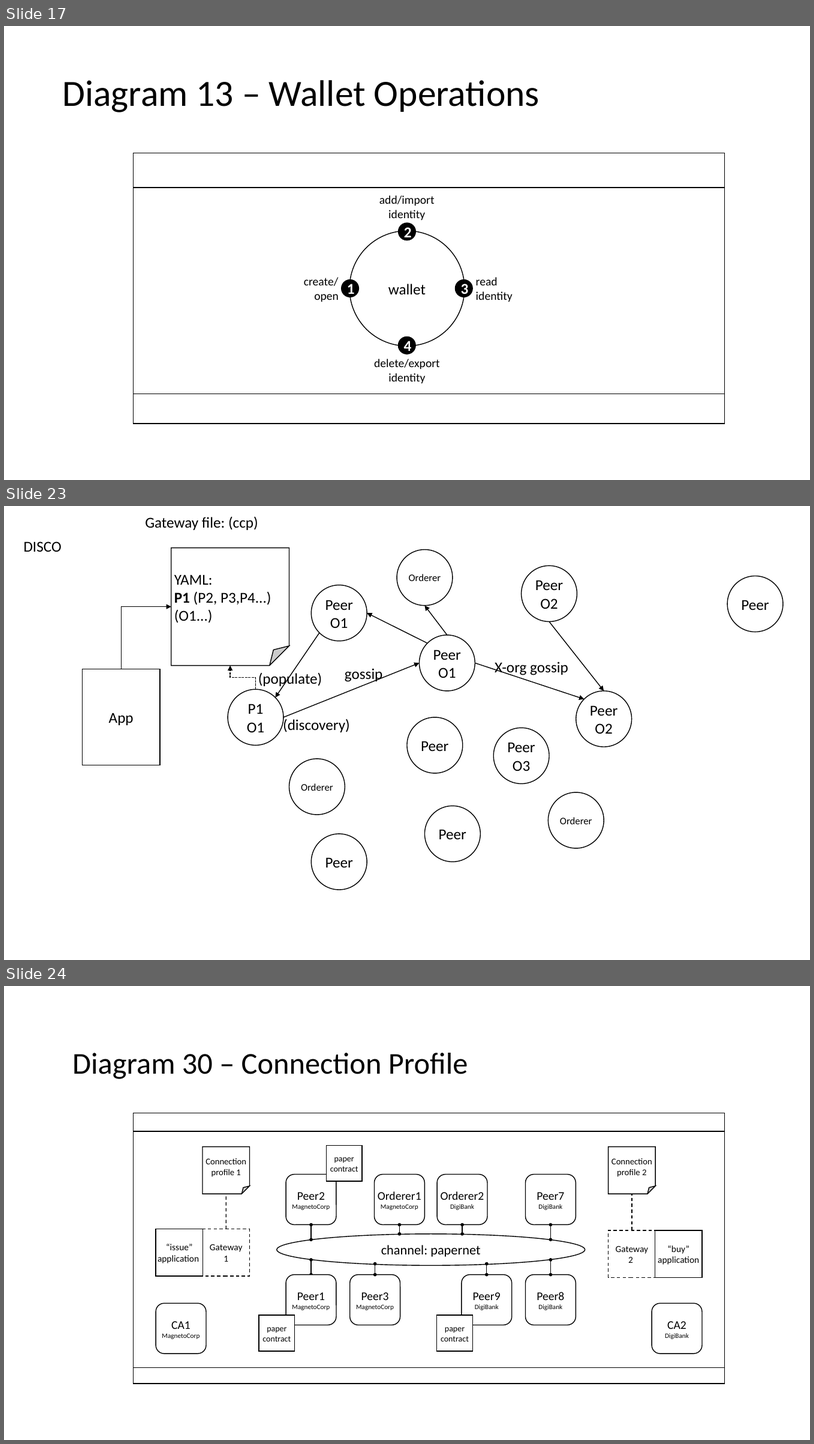
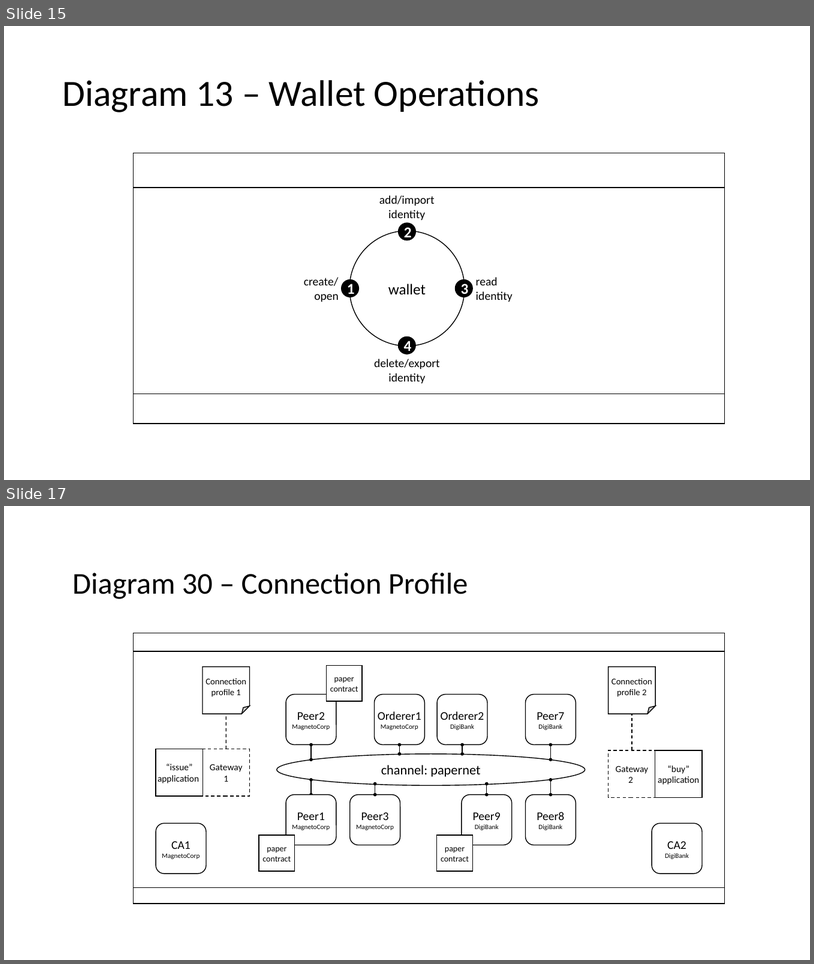
Before and after one commit to hyperledger/fabric, a slide deck: docs/source/developapps/diagrams.pptx. Shown one above the other, each under a label of ours: slides 17, 23 and 24 before the commit, slides 15 and 17 after it; the slides between them are not shown. The pictures are 814x1444 and 814x964 pixels, drawn with LibreOffice and Linux fonts; fonts in the diff are those of the drawing. Boxes give left, top, right and bottom in pixels: in the first picture for what was removed or moved away, otherwise in the second. Text is boxed around its words. In the diff, an @@ line names an element or a change of style, - is before the commit and + after.

```diff
--- a/docs/source/developapps/diagrams.pptx
+++ b/docs/source/developapps/diagrams.pptx
@@ slide 23 removed at (4,506,810,960), background #FFFFFF @@
@@ text removed at (145,516,258,530) @@
-Gateway file: (ccp)
@@ text removed at (24,541,62,552) @@
-DISCO
@@ folded corner removed at (171,548,290,666) @@
-YAML:
-P1 (P2, P3,P4...)
-(O1...)
@@ ellipse removed at (397,550,453,605) @@
-Orderer
@@ ellipse removed at (522,566,578,622) @@
-Peer
-O2
@@ ellipse removed at (728,576,784,632) @@
-Peer
@@ ellipse removed at (311,585,367,641) @@
-Peer
-O1
@@ elbow arrow removed from (122, 669) to (171, 606) @@
@@ arrow removed from (428, 643) to (367, 613) @@
@@ arrow removed from (447, 635) to (425, 605) @@
@@ arrow removed from (549, 622) to (604, 691) @@
@@ arrow removed from (320, 633) to (276, 697) @@
@@ ellipse removed at (420,635,475,691) @@
-Peer
-O1
@@ elbow arrow removed from (255, 690) to (230, 666) @@
@@ arrow removed from (284, 717) to (420, 663) @@
@@ arrow removed from (475, 663) to (585, 699) @@
@@ text removed at (495,661,569,676) @@
-X-org gossip
@@ rectangle removed at (83,669,160,766) @@
-App
@@ text removed at (258,672,322,688) @@
-(populate)
@@ text removed at (345,668,383,682) @@
-gossip
@@ ellipse removed at (228,690,284,745) @@
-P1
-O1
@@ ellipse removed at (576,691,632,747) @@
-Peer
-O2
@@ text removed at (283,717,350,732) @@
-(discovery)
@@ ellipse removed at (408,717,463,773) @@
-Peer
@@ ellipse removed at (494,727,549,783) @@
-Peer
-O3
@@ ellipse removed at (290,759,345,814) @@
-Orderer
@@ ellipse removed at (548,792,604,848) @@
-Orderer
@@ ellipse removed at (425,805,481,861) @@
-Peer
@@ ellipse removed at (311,834,367,889) @@
-Peer
@@ what was slide 17 is now slide 15 @@
@@ what was slide 24 is now slide 17 @@
```
Also in this commit, not shown: 2 slides changed, 1 slide added, 11 other slides removed, 7 other files.
